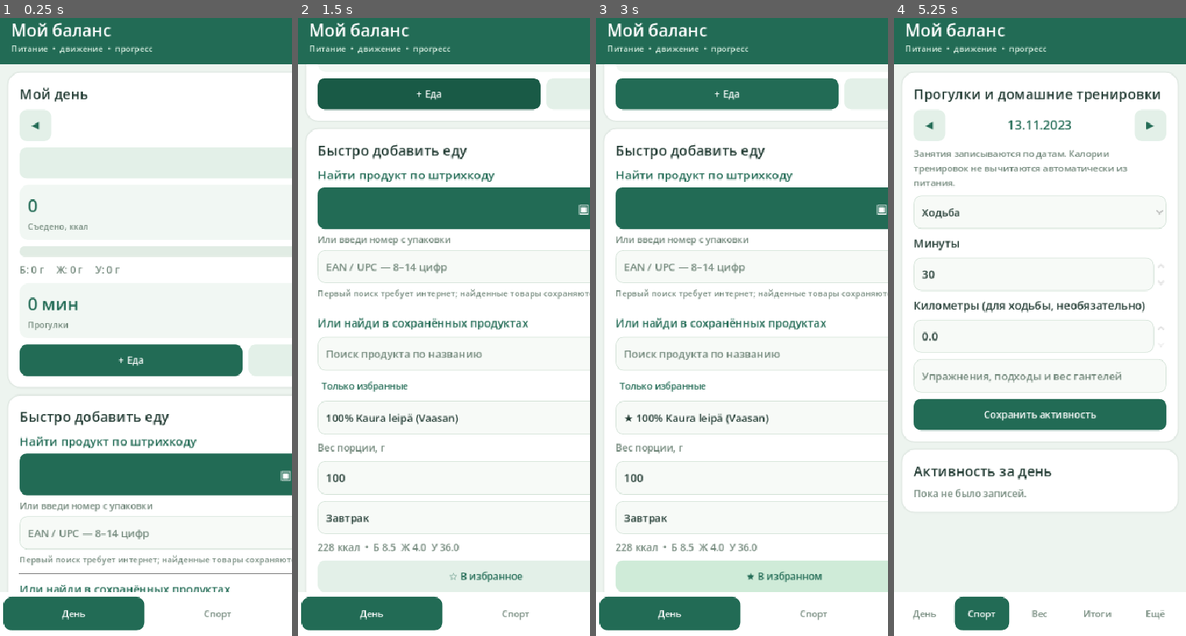
Above: before the commit, frames 1-4 (left to right).
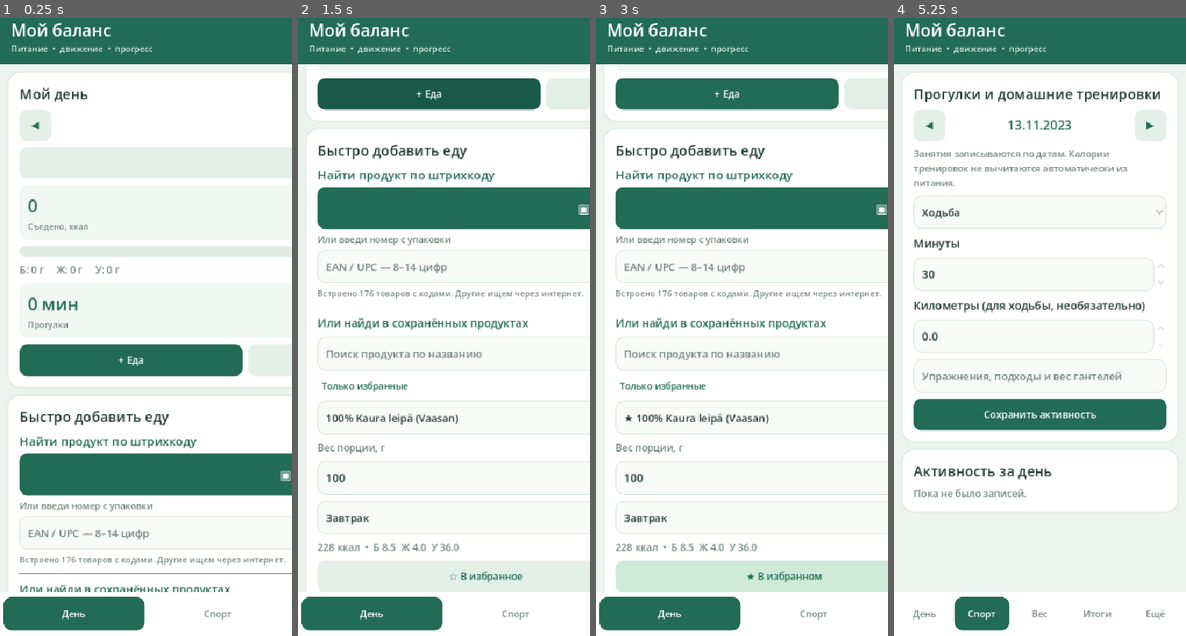
Above: after the commit, the same moments.

Repository: Domenklay/My_balance
Game: Godot game, scene res://main.tscn
Same seed, same stepped clock (60 frames per second), same inputs: the game is played once before the commit and once after it.
Inputs:
- Up to frame 1 (0.25 s): no input
- Up to frame 2 (1.5 s): click "◀" at 0.5 s; click "+ Еда" at 1.25 s
- Up to frame 3 (3 s): click "+ Еда" at 2 s; click "☆ В избранное" at 2.75 s
- Up to frame 4 (5.25 s): click "★ В избранном" at 3.5 s; click "День" at 4.25 s; click "Спорт" at 5 s

The runs differ from the first frame. In frame 1, 0.4% of the frame differs, in the area x 7-100%, y 86-89%; in frame 2, 0.5%, in the area x 7-100%, y 43-46%; in frame 3, 0.5%; in frame 4, nothing differs.

Commit message:
Display bundled real-product count in barcode finder

Diff:
--- a/godot/src/main.gd
+++ b/godot/src/main.gd
@@ -595,7 +595,7 @@
     var barcode_find = _button(barcode_controls, "Найти", func(): _lookup_barcode(barcode_input.text), true)
     barcode_find.size_flags_horizontal = Control.SIZE_SHRINK_CENTER
     barcode_find.custom_minimum_size.x = 74
-    barcode_message = _label(barcode_panel, "Первый поиск требует интернет; найденные товары сохраняются.", 12, MUTED)
+    barcode_message = _label(barcode_panel, "Встроено " + str(store.bundled_foods.size()) + " товаров с кодами. Другие ищем через интернет.", 12, MUTED)
     parent.add_child(HSeparator.new())
     _label(parent, "Или найди в сохранённых продуктах", 16, GREEN)
     var filtered: Array = []
